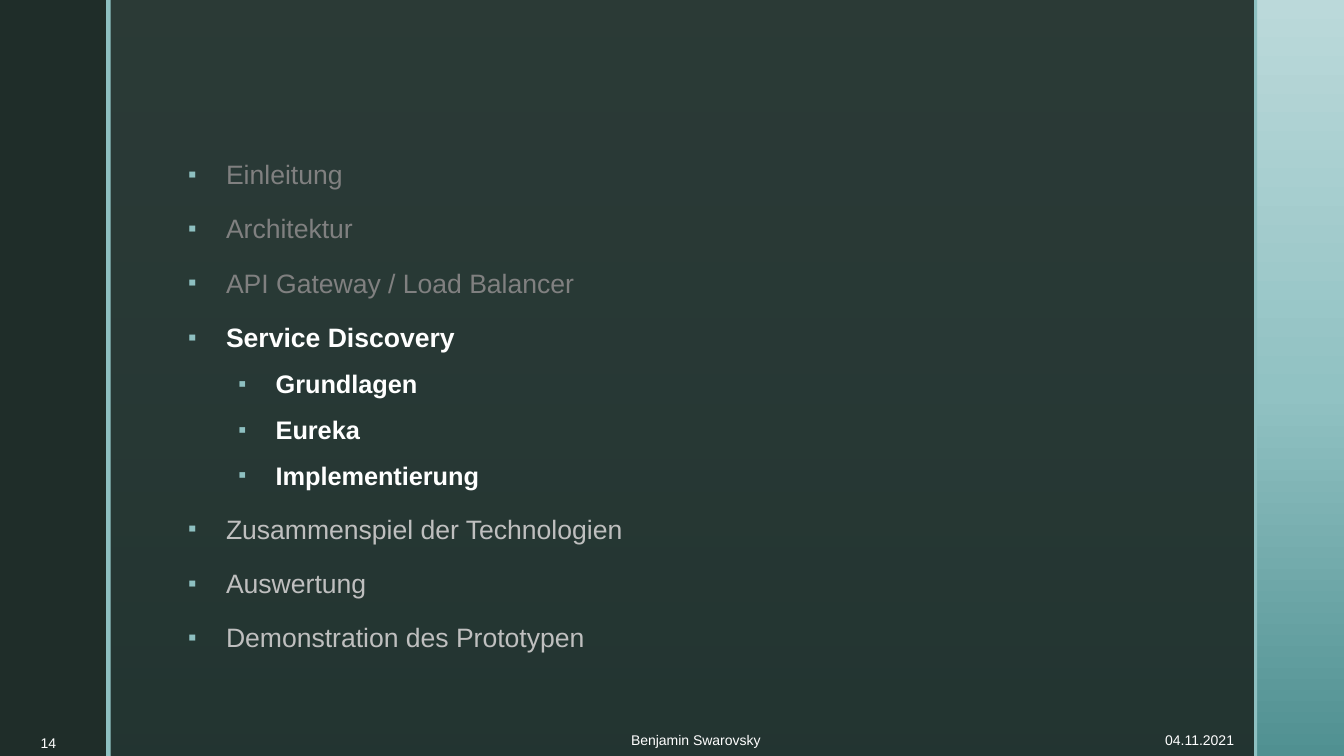
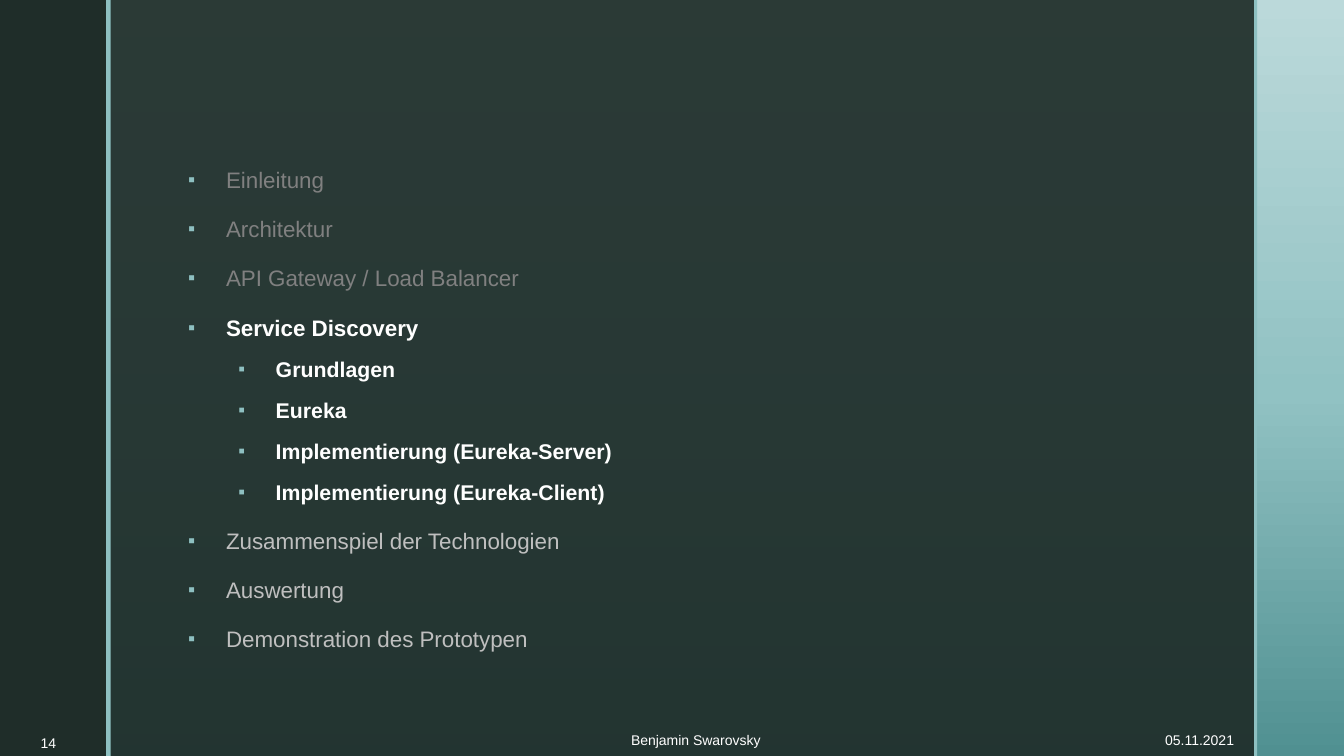
Before and after one commit to BenjaminS01/Abschluss, a slide deck: slide 14 of Vortrag.pptx. Drawn at 1344x756 pixels with LibreOffice and Linux fonts; fonts in the diff are those of the drawing; background and template pictures are left out. Boxes give left, top, right and bottom in pixels: in the first picture for what was removed or moved away, otherwise in the second. Text is boxed around its words. In the diff, an @@ line names an element or a change of style, - is before the commit and + after.

Commit message:
Vortrag Eureka impl

```diff
--- a/Vortrag.pptx
+++ b/Vortrag.pptx
@@ text at box(226, 172, 560, 652): size 19 to 16 pt in "Einleitung", "Architektur", "API Gateway / Load Balancer", "Service Discovery" and 3 more places; size 18.1 to 15.2 pt in "Grundlagen", "Eureka" @@
@@ text at box(276, 443, 612, 505): text changed; size 18.1 to 15.2 pt @@
-  ▪ Implementierung
+  ▪ Implementierung (Eureka-Server)
+  ▪ Implementierung (Eureka-Client)
@@ text at box(1165, 735, 1234, 745): text changed @@
-04.11.2021
+05.11.2021
```
Also in this commit, not shown: 14 other slides changed, 9 slides added, 2 other files.
